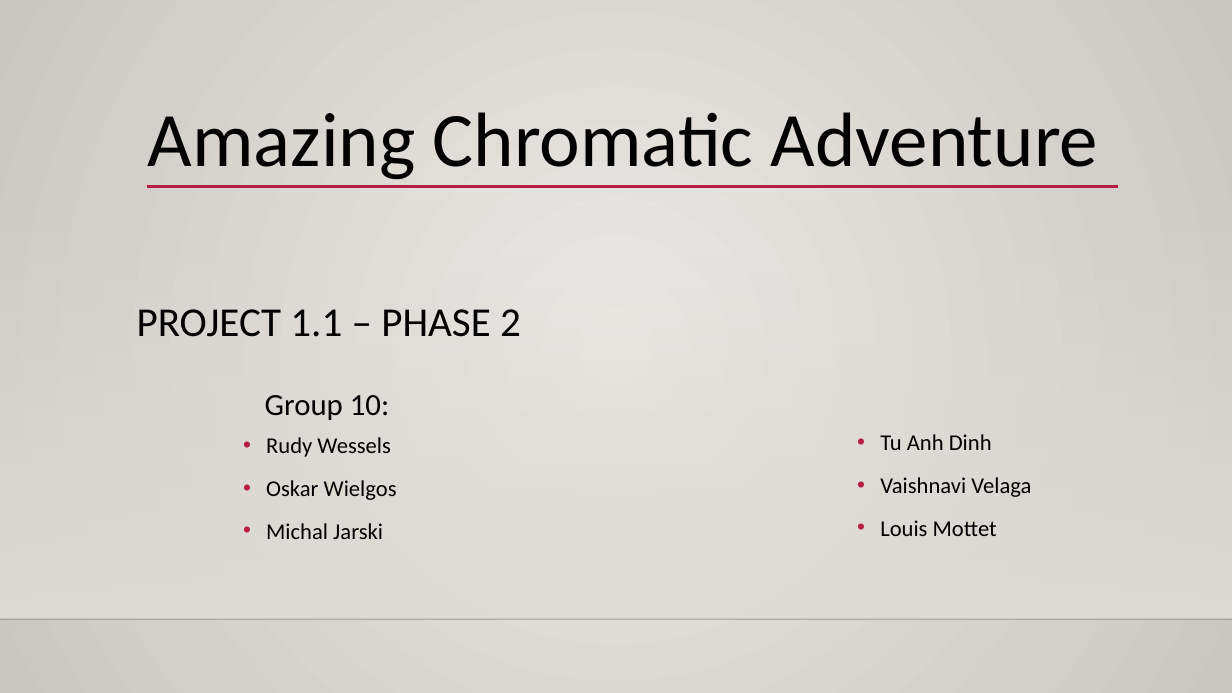
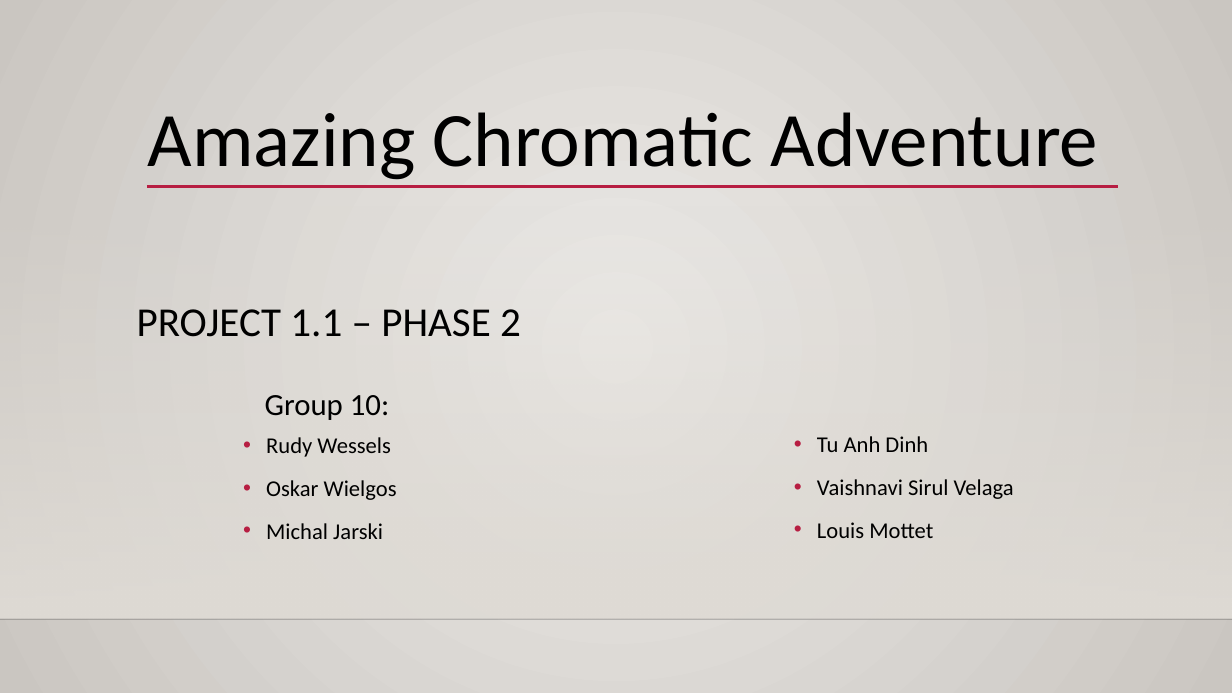
Before and after one commit to diagnoza/develop-, a slide deck: slide 1 of Project1-1/Phase2/Presentation2.pptx. Drawn at 1232x693 pixels with LibreOffice and Linux fonts; fonts in the diff are those of the drawing; background and template pictures are left out. Boxes give left, top, right and bottom in pixels: in the first picture for what was removed or moved away, otherwise in the second. Text is boxed around its words. In the diff, an @@ line names an element or a change of style, - is before the commit and + after.

```diff
--- a/Project1-1/Phase2/Presentation2.pptx
+++ b/Project1-1/Phase2/Presentation2.pptx
@@ text "Tu Anh Dinh": place and size @@
-text "Tu Anh Dinh" at [880, 434, 1031, 536]
+text "Tu Anh Dinh" at [817, 436, 1014, 538]
@@ text at [817, 479, 1014, 499]: text changed @@
-• Vaishnavi Velaga
+• Vaishnavi Sirul Velaga
```
Also in this commit, not shown: 7 other slides changed, 1 slide removed.
